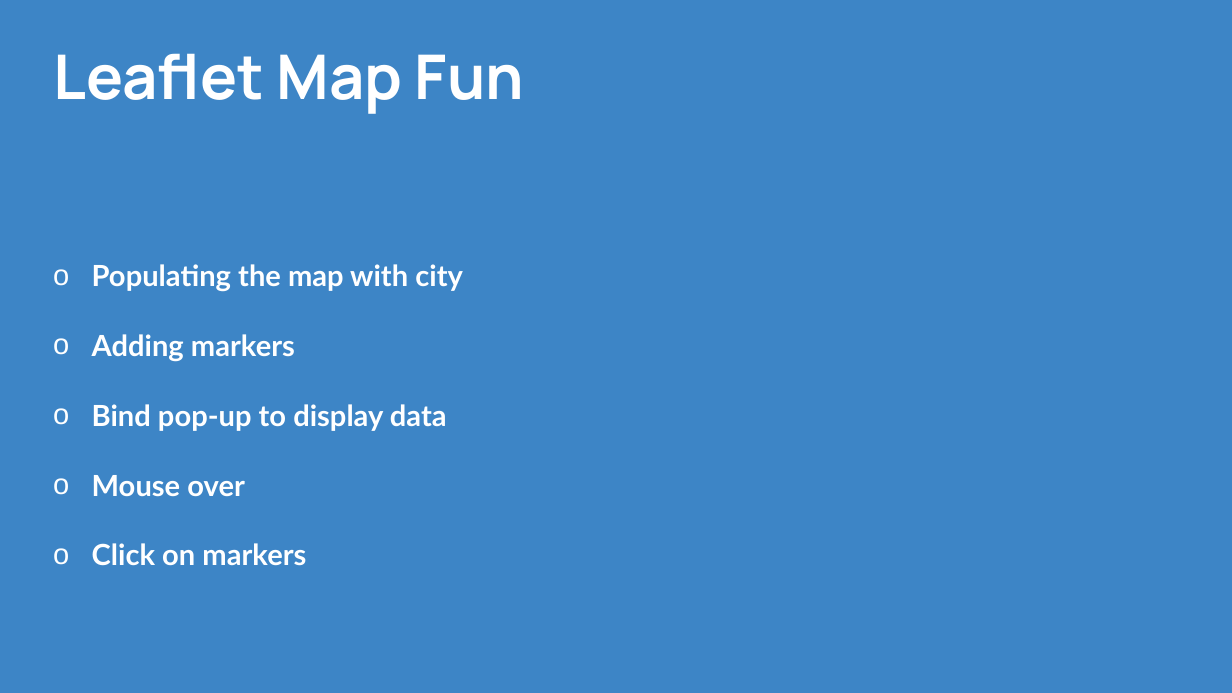
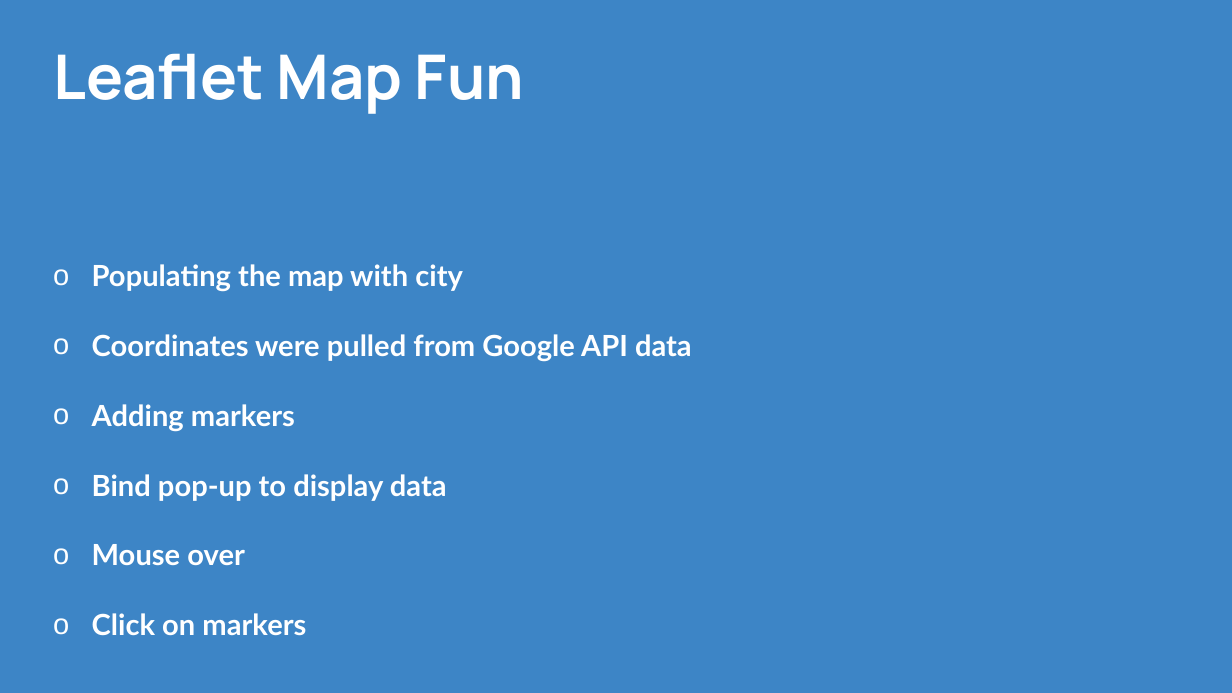
Before and after one commit to CPrince20/Homies, a slide deck: slide 15 of Homies City Collection.pptx. Drawn at 1232x693 pixels with LibreOffice and Linux fonts; fonts in the diff are those of the drawing. Boxes give left, top, right and bottom in pixels: in the first picture for what was removed or moved away, otherwise in the second. Text is boxed around its words. In the diff, an @@ line names an element or a change of style, - is before the commit and + after.

Commit message:
PPT Update

```diff
--- a/Homies City Collection.pptx
+++ b/Homies City Collection.pptx
@@ text at <box>92,334,692,362</box>: paragraph added @@
+  o Coordinates were pulled from Google API data
```
